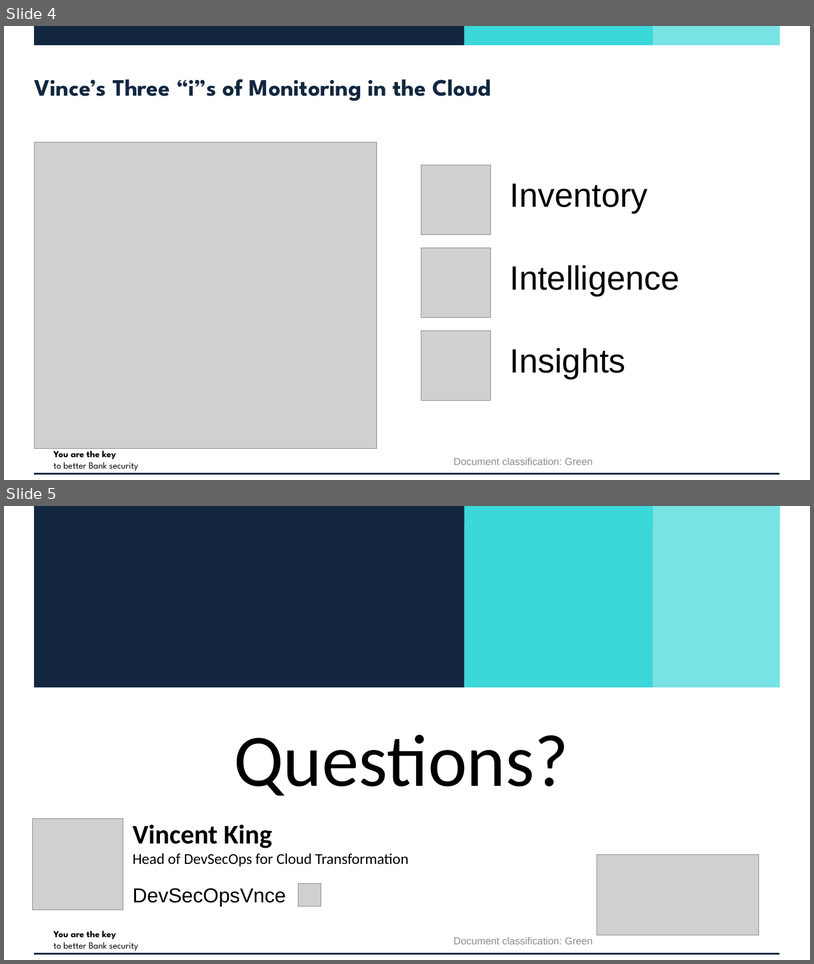
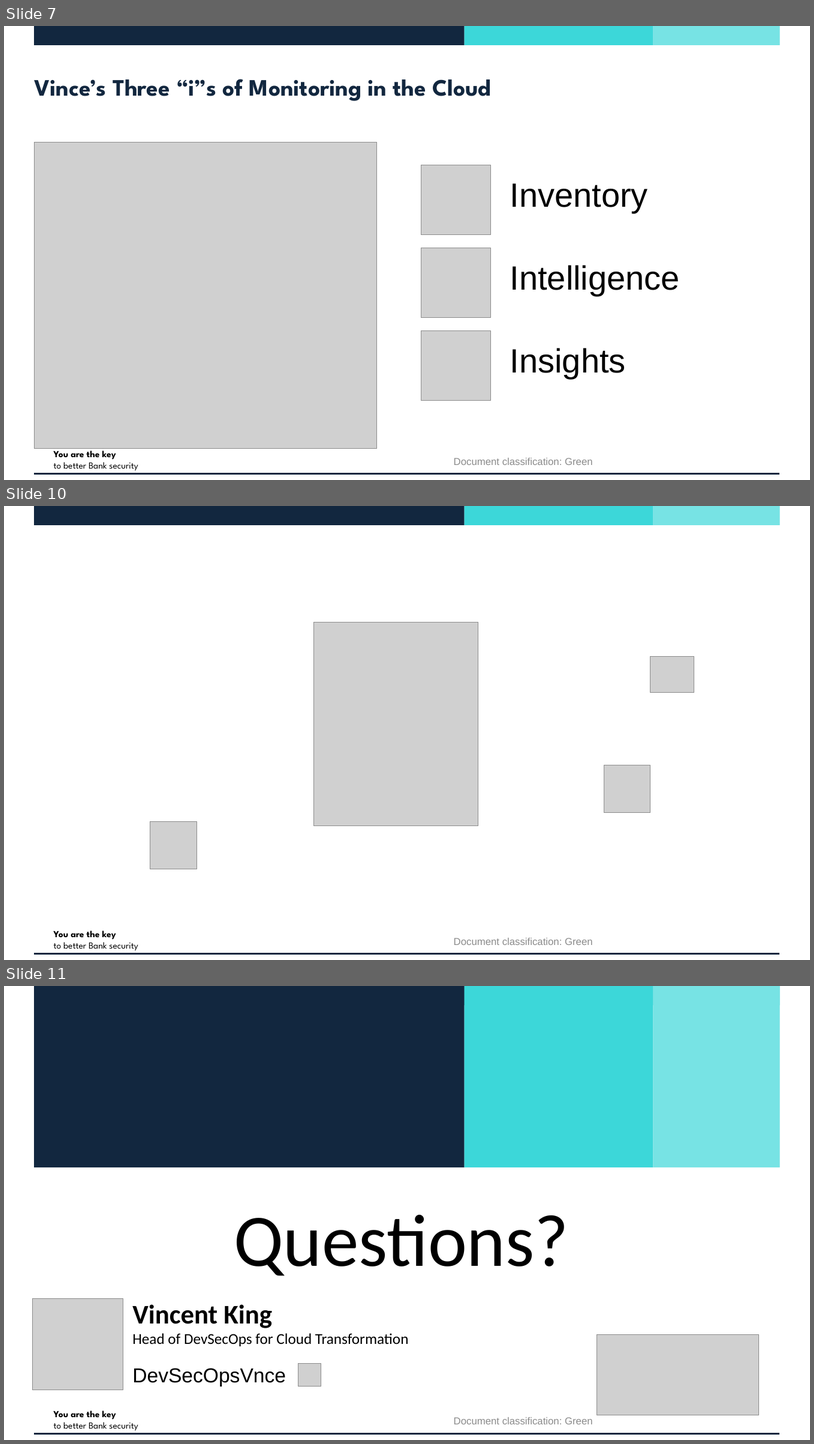
Before and after one commit to vincentjking/Presentations, a slide deck: 202301 - BCS/DevSecOps - The True Cost of Secure Transformation.pptx. Shown one above the other, each under a label of ours: slides 4 and 5 before the commit, slides 7, 10 and 11 after it; the slides between them are not shown. The pictures are 814x964 and 814x1444 pixels, drawn with LibreOffice and Linux fonts; fonts in the diff are those of the drawing; grey boxes stand for pictures; background and template pictures are left out. Boxes give left, top, right and bottom in pixels: in the first picture for what was removed or moved away, otherwise in the second. Text is boxed around its words. In the diff, an @@ line names an element or a change of style, - is before the commit and + after.

```diff
--- a/202301 - BCS/DevSecOps - The True Cost of Secure Transformation.pptx
+++ b/202301 - BCS/DevSecOps - The True Cost of Secure Transformation.pptx
@@ slide 10 added at (4, 506, 810, 960), background #FFFFFF; not listed: 5 template elements that a slide beside it also shows @@
@@ picture added at (314, 622, 479, 825) @@
@@ picture added at (651, 656, 695, 692) @@
@@ picture added at (605, 765, 651, 812) @@
@@ picture added at (150, 821, 197, 869) @@
@@ text added at (454, 937, 593, 945), 12 pt, text #8C8C8C @@
+Document classification: Green
@@ what was slide 4 is now slide 7 @@
@@ what was slide 5 is now slide 11 @@
```
Also in this commit, not shown: 2 slides changed, 5 other slides added.
